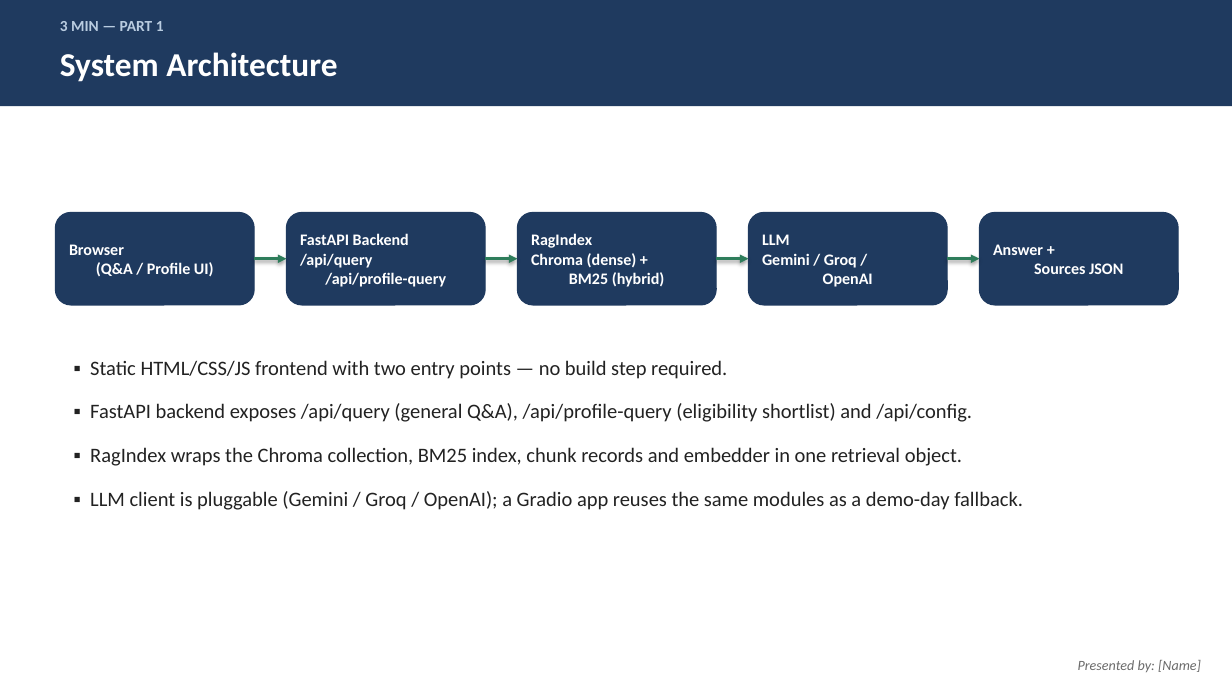
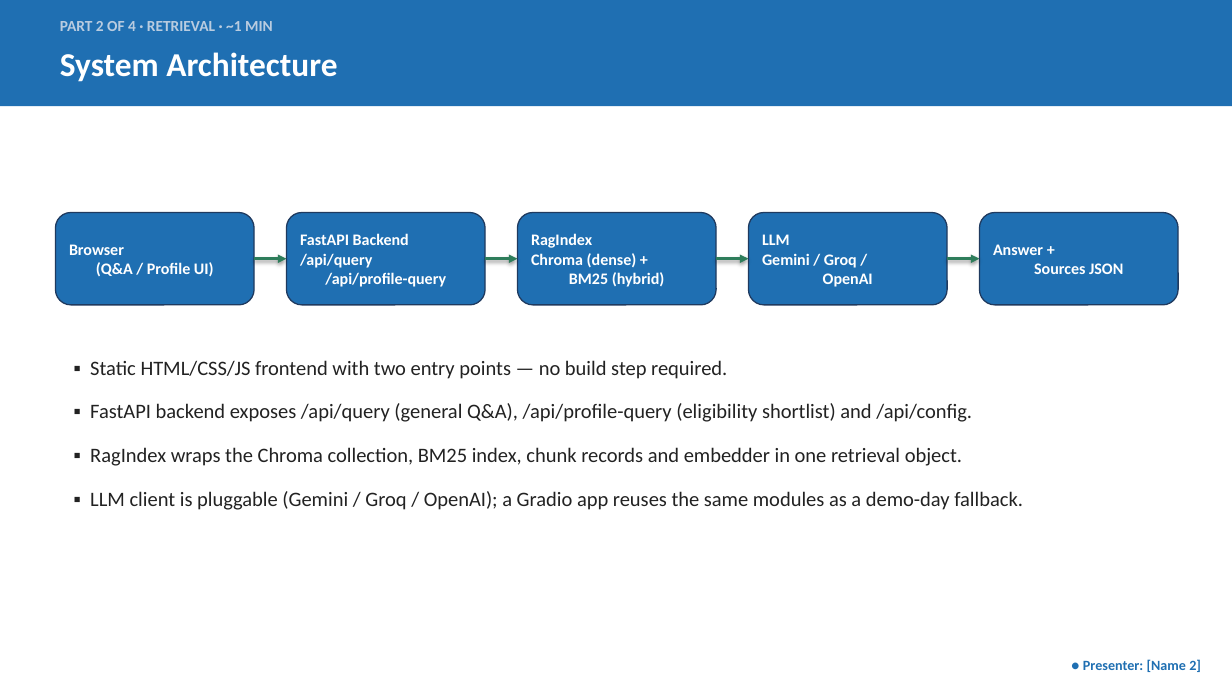
Before and after one commit to hm-base/sg-citizen-financial-assistant, a slide deck: slide 5 of deliverables/Presentation.pptx (slide 3 before the commit). Drawn at 1232x693 pixels with LibreOffice and Linux fonts; fonts in the diff are those of the drawing. Boxes give left, top, right and bottom in pixels: in the first picture for what was removed or moved away, otherwise in the second. Text is boxed around its words. In the diff, an @@ line names an element or a change of style, - is before the commit and + after.

Commit message:
Restructure presentation into 4 presenter parts
Group slides by the same 4 responsibility areas used in the report's
contributions table (Data & Ingestion, Retrieval, Generation &
Application, Evaluation & Testing) so the group can split delivery
across 4 people. Adds a roadmap/agenda slide, splits the combined
retrieval+generation design slide in two, and color-codes each part
with a presenter placeholder.

```diff
--- a/deliverables/Presentation.pptx
+++ b/deliverables/Presentation.pptx
@@ fill #1F3A5F to #1F6FB2 in 6 elements at (55,213,254,305), (287,213,485,305), (518,213,716,305), (749,213,947,305), (980,213,1178,305), (0,0,1232,106) @@
@@ text at (60,21,273,31): text changed @@
-3 MIN — PART 1
+PART 2 OF 4 · RETRIEVAL · ~1 MIN
@@ text at (1083,659,1201,672): text changed; text colour #6B6B6B to #1F6FB2; bold on; italic off @@
-Presented by: [Name]
+● Presenter: [Name 2]
```
Also in this commit, not shown: 10 other slides changed, 2 slides added.
